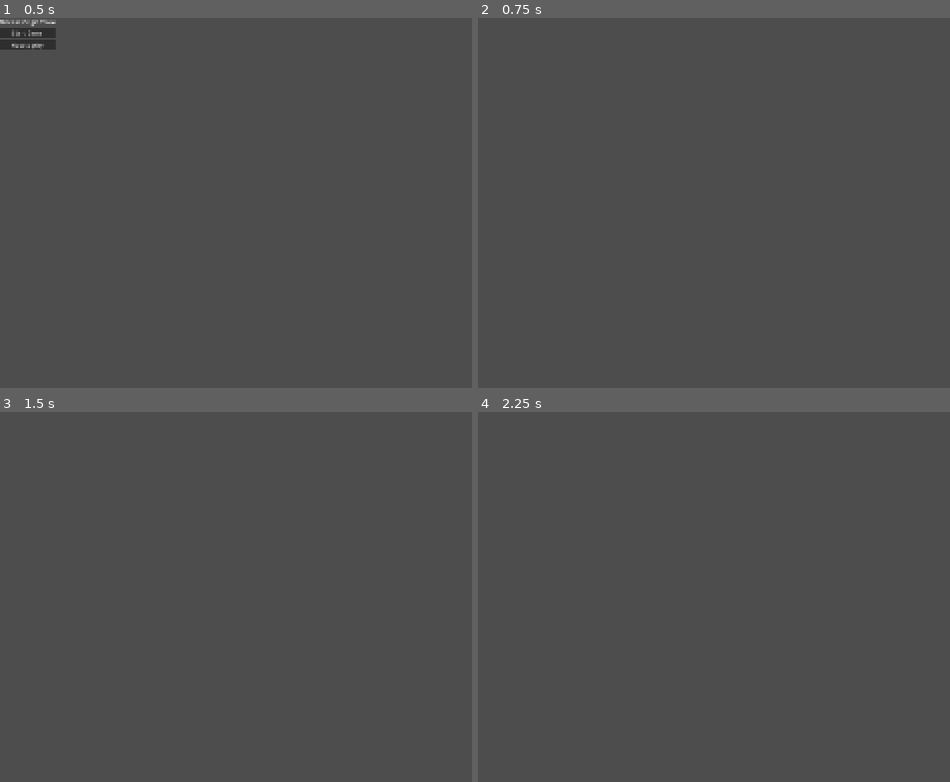
Above: before the commit, frames 1-4 (two rows, left to right).
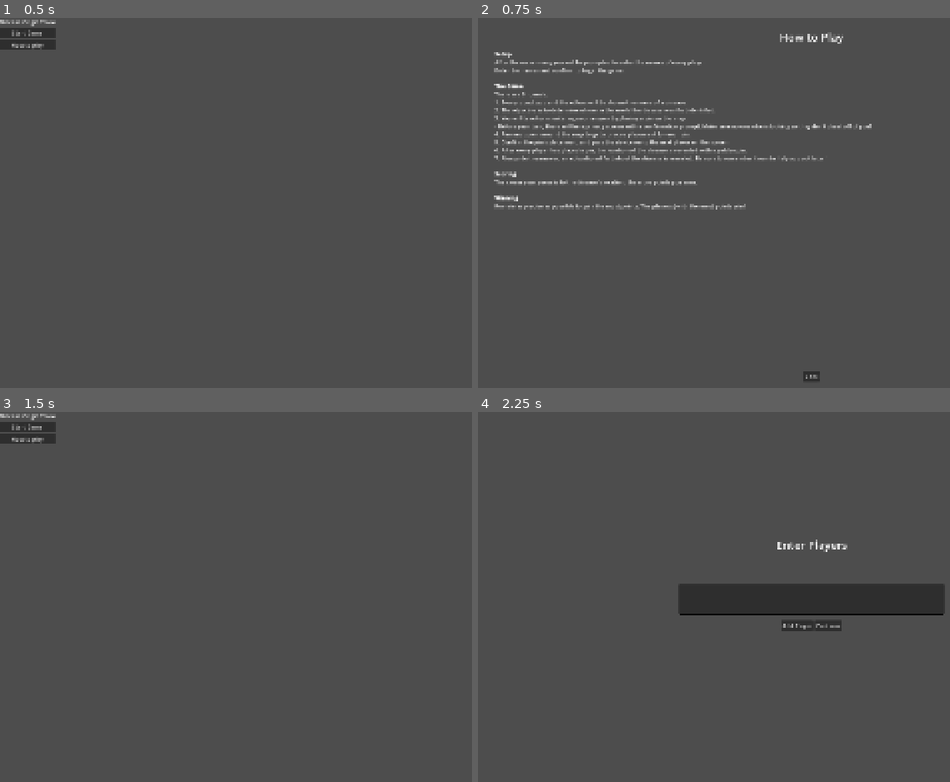
Above: after the commit, the same moments.

Repository: cisc-3667-fall-2026/Group-Project-2
Game: Godot game, scene res://scenes/MainMenu.tscn
The game is run twice, just before and just after one commit, with the same random seed, the same clock (stepped at 60 frames per second) and the same inputs.
Inputs (mouse positions are in pixels of both pictures, inside the frame that each line leads up to):
- Up to frame 1 (0.5 s): no input
- Up to frame 2 (0.75 s): click "How to play" at 0.5 s
- Up to frame 3 (1.5 s): click (335, 770) at 1.25 s, where only the run after the commit has a clickable "Back"
- Up to frame 4 (2.25 s): click (506, 426) at 2 s, where only the run after the commit has a clickable "Start Game"

Frame 1 is identical in both runs. In frame 2, 3.5% of the frame differs, in the area x 3-84%, y 3-99%; in frame 3, 0.7%; in frame 4, 5.3%, in the area x 42-99%, y 34-60%.

Commit message:
feat(ui): initialized the instructions screen

Diff:
--- a/scenes/Instructions.tscn
+++ b/scenes/Instructions.tscn
@@ -1,9 +1,68 @@
 [gd_scene format=3 uid="uid://dp8yrofmda7r"]
 
-[node name="Instructions" type="Control" unique_id=1933155978]
+[ext_resource type="Script" uid="uid://b10jku4tvxgrc" path="res://scripts/Scene/Instructions.gd" id="1_instr"]
+
+[node name="Instructions" type="Control" unique_id=633711370]
 layout_mode = 3
 anchors_preset = 15
 anchor_right = 1.0
 anchor_bottom = 1.0
 grow_horizontal = 2
 grow_vertical = 2
+script = ExtResource("1_instr")
+
+[node name="MarginContainer" type="MarginContainer" parent="." unique_id=1380635838]
+layout_mode = 1
+anchors_preset = 15
+anchor_right = 1.0
+anchor_bottom = 1.0
+grow_horizontal = 2
+grow_vertical = 2
+theme_override_constants/margin_left = 48
+theme_override_constants/margin_top = 32
+theme_override_constants/margin_right = 48
+theme_override_constants/margin_bottom = 32
+
+[node name="VBoxContainer" type="VBoxContainer" parent="MarginContainer" unique_id=534448142]
+layout_mode = 2
+theme_override_constants/separation = 16
+
+[node name="InstructionsTitle" type="Label" parent="MarginContainer/VBoxContainer" unique_id=1537339770]
+layout_mode = 2
+theme_override_font_sizes/font_size = 32
+text = "How to Play"
+horizontal_alignment = 1
+
+[node name="InstructionsText" type="RichTextLabel" parent="MarginContainer/VBoxContainer" unique_id=1791410744]
+unique_name_in_owner = true
+layout_mode = 2
+size_flags_vertical = 3
+bbcode_enabled = true
+text = "[b]Setup[/b]
+After the main menu, you will be prompted to enter the names of every player.
+Enter the names and confirm to begin the game.
+
+[b]The Game[/b]
+There are 5 rounds:
+1. Every round, you and the others will be shown the name of a disease.
+2. The objective is to determine where in the world the disease was first identified.
+3. You will take turns entering your answer by placing a pin on the map.
+- Before your turn, there will be a privacy screen with a confirmation prompt. Make sure no one else is looking so they don't cheat off of you!
+4. Pan and zoom around the map to get a precise placement for your pin.
+5. Confirm the pin's placement, and pass the device on to the next player on the screen.
+6. After every player has placed a pin, the location of the disease is revealed with a golden pin.
+7. Alongside the answer, an educational fact about the disease is revealed. Be sure to remember them to help you out later!
+
+[b]Scoring[/b]
+The closer your guess is to the disease's location, the more points you earn.
+
+[b]Winning[/b]
+Remain as precise as possible to gain the most points. The player(s) with the most points win!"
+
+[node name="BackButton" type="Button" parent="MarginContainer/VBoxContainer" unique_id=234211551]
+unique_name_in_owner = true
+layout_mode = 2
+size_flags_horizontal = 4
+text = "Back"
+
+[connection signal="pressed" from="MarginContainer/VBoxContainer/BackButton" to="." method="_on_back_button_pressed"]
--- /dev/null
+++ b/scripts/Scene/Instructions.gd
@@ -0,0 +1,8 @@
+extends Control
+
+# Called when the node enters the scene tree for the first time.
+func _ready() -> void:
+	pass
+
+func _on_back_button_pressed() -> void:
+	get_tree().change_scene_to_file("res://scenes/MainMenu.tscn")
Not shown, added: scripts/Scene/Instructions.gd.uid
